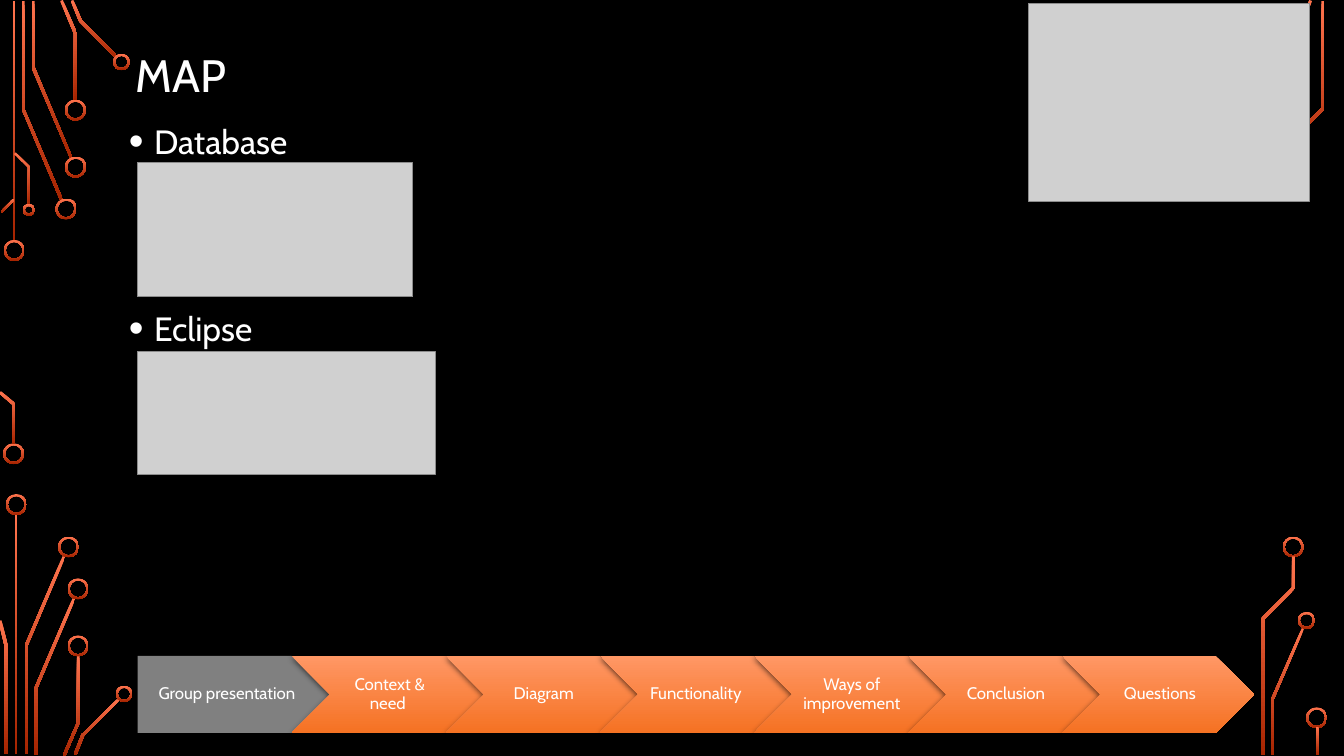
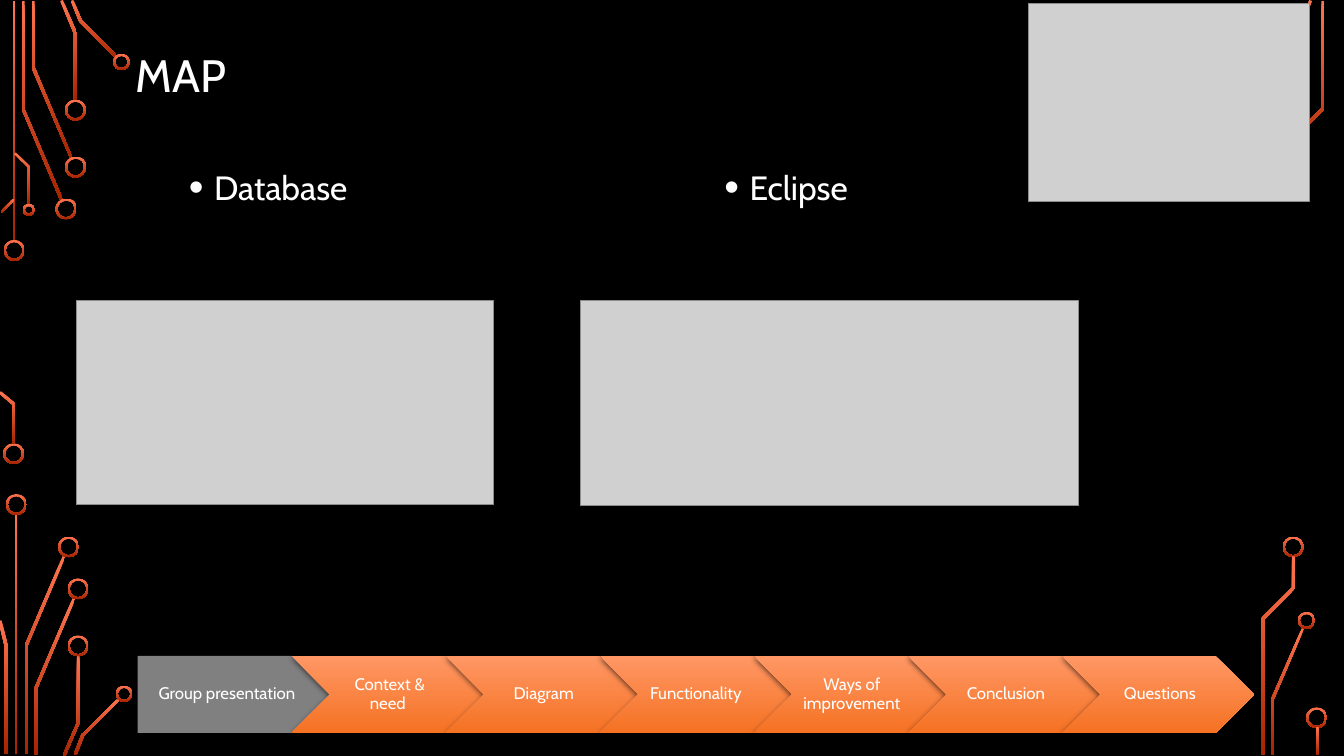
Before and after one commit to Paulbgt/Projet-Java, a slide deck: slide 14 of java project.pptx. Drawn at 1344x756 pixels with LibreOffice and Linux fonts; fonts in the diff are those of the drawing; grey boxes stand for pictures; background and template pictures are left out. Boxes give left, top, right and bottom in pixels: in the first picture for what was removed or moved away, otherwise in the second. Text is boxed around its words. In the diff, an @@ line names an element or a change of style, - is before the commit and + after.

```diff
--- a/java project.pptx
+++ b/java project.pptx
@@ text "Database": place and size @@
-text "Database" at bbox=[154, 128, 287, 349]
+text "Database" at bbox=[214, 174, 347, 201]
@@ text added at bbox=[750, 174, 848, 208], 24 pt, text #FFFFFF @@
+• Eclipse
@@ picture: place and size @@
-picture at bbox=[137, 162, 412, 296]
+picture at bbox=[76, 300, 493, 504]
@@ text at bbox=[154, 315, 252, 349]: paragraph removed @@
-• Eclipse
@@ picture: place and size @@
-picture at bbox=[137, 352, 435, 475]
+picture at bbox=[581, 300, 1079, 505]
```
Also in this commit, not shown: 4 other slides changed.
